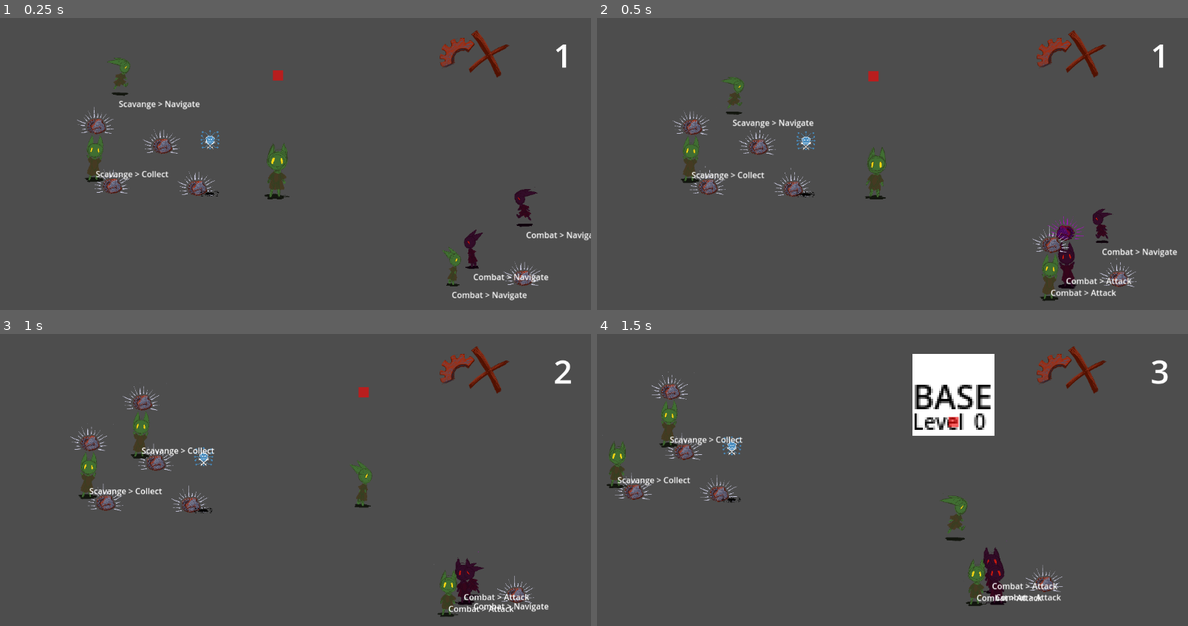
Above: before the commit, frames 1-4 (two rows, left to right).
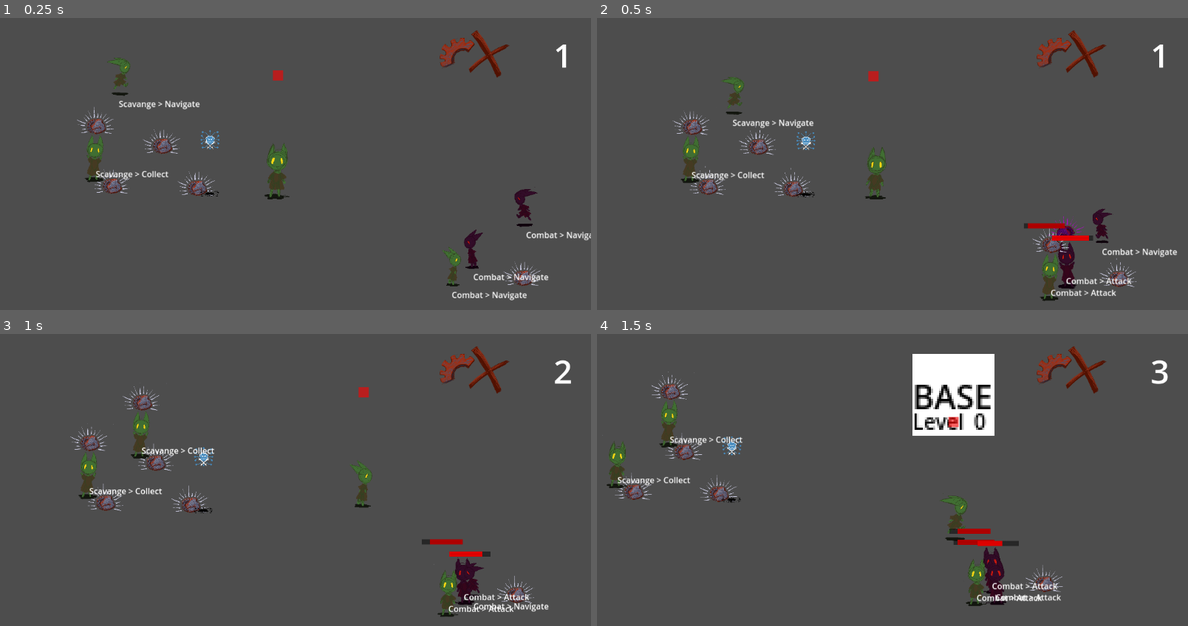
Above: after the commit, the same moments.

Repository: loteque/GoblinGame
Game: Godot game, scene res://main.tscn
Two runs of this game, one before a commit and one after it. Both use one fixed random seed, a clock stepped at 60 frames per second and the inputs below.
Inputs:
- Up to frame 1 (0.25 s): no input
- Up to frame 2 (0.5 s): no input
- Up to frame 3 (1 s): hold D (right) from 0.53 s (still down); hold Shift (call) from 0.53 s (still down)
- Up to frame 4 (1.5 s): release D (right) at 1.28 s; release Shift (call) at 1.28 s; hold S (down) from 1.28 s (still down); tap G (place) at 1.35 s

Frame 1 is identical in both runs. In frame 2, 0.3% of the frame differs, in the area x 72-84%, y 70-77%; in frame 3, 0.3%; in frame 4, 0.3%, in the area x 59-72%, y 66-73%.

Commit message:
Adds health bars
Closes #86

Diff:
--- a/project/new_actor.tscn
+++ b/project/new_actor.tscn
@@ -17,6 +17,7 @@
 [ext_resource type="Script" path="res://navigate_state.gd" id="12_yilmy"]
 [ext_resource type="Script" path="res://state_debugger.gd" id="15_c4pn6"]
 [ext_resource type="Script" path="res://thrown_state.gd" id="15_nmn2w"]
+[ext_resource type="PackedScene" uid="uid://cju2eyaufp5xj" path="res://src/ui/HealthBarUI.tscn" id="18_b3fct"]
 
 [sub_resource type="RectangleShape2D" id="RectangleShape2D_moct4"]
 size = Vector2(19, 21)
@@ -146,5 +147,13 @@
 script = ExtResource("15_c4pn6")
 follow_target = NodePath("..")
 
+[node name="HealthBarUi" parent="." node_paths=PackedStringArray("health_component") instance=ExtResource("18_b3fct")]
+z_index = 1
+offset_left = 2.0
+offset_top = -100.0
+offset_right = 2.0
+offset_bottom = -100.0
+health_component = NodePath("../HealthComponent")
+
 [connection signal="body_entered" from="FollowArea" to="." method="_on_follow_area_body_entered"]
 [connection signal="body_exited" from="FollowArea" to="." method="_on_follow_area_body_exited"]
--- a/project/src/ui/HealthBarUI.tscn
+++ b/project/src/ui/HealthBarUI.tscn
@@ -1,6 +1,14 @@
-[gd_scene load_steps=2 format=3 uid="uid://cju2eyaufp5xj"]
+[gd_scene load_steps=5 format=3 uid="uid://cju2eyaufp5xj"]
 
 [ext_resource type="Script" path="res://src/ui/health_bar.gd" id="1_kq3s0"]
+
+[sub_resource type="Theme" id="Theme_3rbig"]
+
+[sub_resource type="StyleBoxFlat" id="StyleBoxFlat_60rcq"]
+bg_color = Color(0, 0, 0, 0.494118)
+
+[sub_resource type="StyleBoxFlat" id="StyleBoxFlat_xbpra"]
+bg_color = Color(0.870387, 2.88785e-07, 1.2514e-06, 1)
 
 [node name="HealthBarUi" type="Control"]
 layout_mode = 3
@@ -12,9 +20,13 @@
 script = ExtResource("1_kq3s0")
 
 [node name="ProgressBar" type="ProgressBar" parent="."]
+custom_minimum_size = Vector2(80, 10)
 layout_mode = 0
-offset_right = 4.0
-offset_bottom = 27.0
+offset_right = 80.0
+offset_bottom = 10.0
+theme = SubResource("Theme_3rbig")
+theme_override_styles/background = SubResource("StyleBoxFlat_60rcq")
+theme_override_styles/fill = SubResource("StyleBoxFlat_xbpra")
 max_value = 10.0
 step = 1.0
 value = 10.0
--- a/project/src/ui/health_bar.gd
+++ b/project/src/ui/health_bar.gd
@@ -9,9 +9,14 @@
     progress_bar.value = health_component.current_health
     progress_bar.max_value = health_component.max_health
     health_component.health_changed.connect(_on_health_changed)
+    if health_component.current_health == health_component.max_health:
+        progress_bar.visible = false
 
 func _on_health_changed(new_health: int):
     progress_bar.value = new_health
+    if not health_component.current_health == health_component.max_health:
+        progress_bar.visible = true
+
 # Called every frame. 'delta' is the elapsed time since the previous frame.
 func _process(delta):
     pass
Not shown: 1 places in project/new_actor.tscn that only renumber resources
